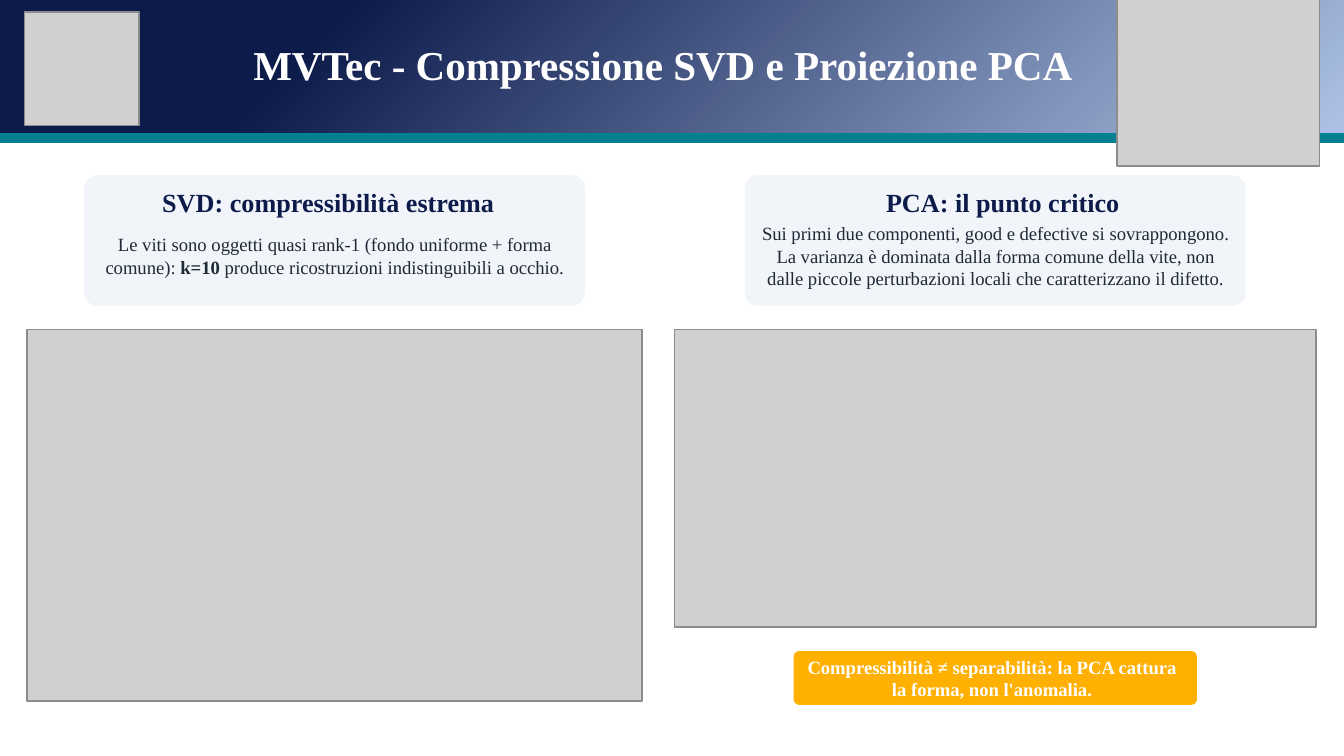
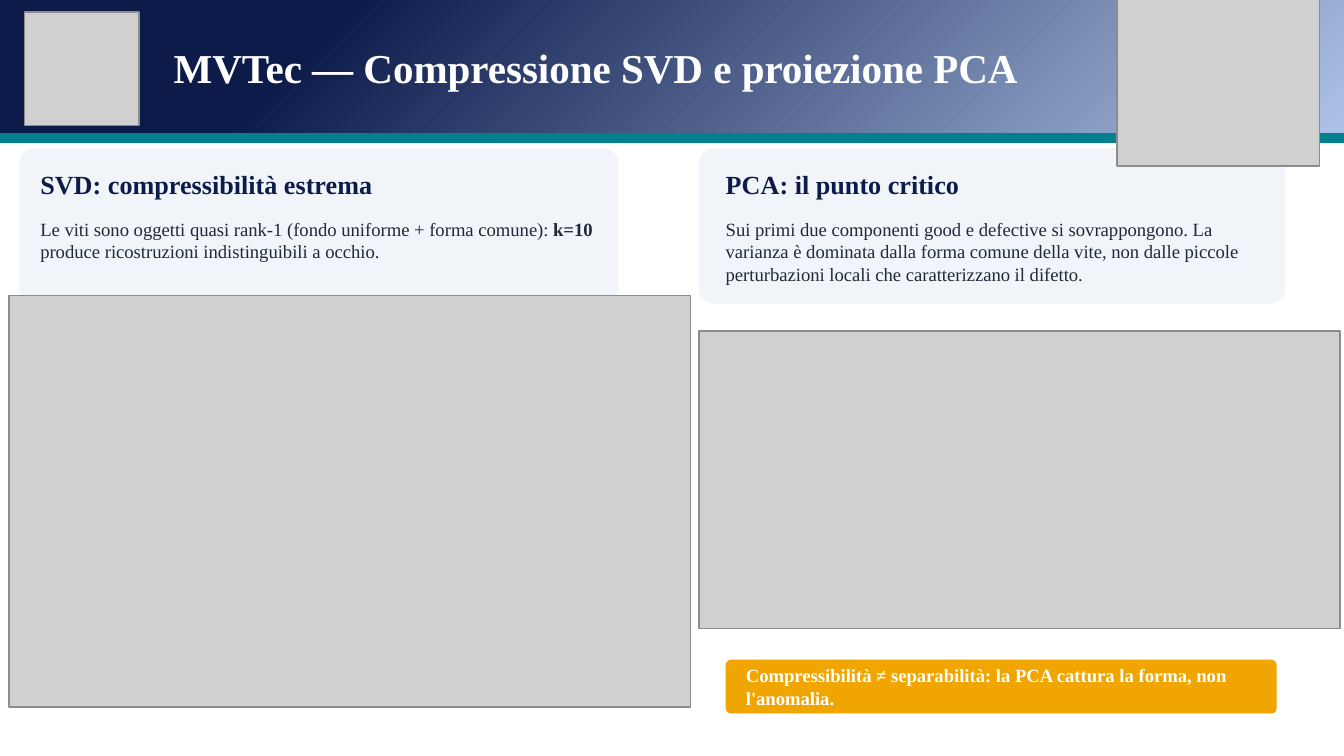
Before and after one commit to andreapatruno1/Image-Compression-and-Analysis, a slide deck: slide 19 of docs/SVD e PCA per l'analisi di immagini mediche.pptx. Drawn at 1344x756 pixels with LibreOffice and Linux fonts; fonts in the diff are those of the drawing; grey boxes stand for pictures. Boxes give left, top, right and bottom in pixels: in the first picture for what was removed or moved away, otherwise in the second. Text is boxed around its words. In the diff, an @@ line names an element or a change of style, - is before the commit and + after.

```diff
--- a/docs/SVD e PCA per l'analisi di immagini mediche.pptx
+++ b/docs/SVD e PCA per l'analisi di immagini mediche.pptx
@@ text at <box>174,54,1017,91</box>: text changed @@
-MVTec - Compressione SVD e Proiezione PCA
+MVTec — Compressione SVD e proiezione PCA
@@ rounded rectangle: place and size @@
-rounded rectangle at <box>85,175,586,305</box>
+rounded rectangle at <box>19,148,618,304</box>
@@ rounded rectangle: place and size @@
-rounded rectangle at <box>745,175,1246,305</box>
+rounded rectangle at <box>699,148,1285,304</box>
@@ text "SVD: compressibilità estrema": place and size @@
-text "SVD: compressibilità estrema" at <box>162,194,494,218</box>
+text "SVD: compressibilità estrema" at <box>40,176,372,200</box>
@@ text "PCA: il punto critico": place and size @@
-text "PCA: il punto critico" at <box>886,194,1119,218</box>
+text "PCA: il punto critico" at <box>726,176,959,200</box>
@@ text "Le viti sono oggetti quasi ...": place and size @@
-text "Le viti sono oggetti quasi ..." at <box>106,238,564,278</box>
+text "Le viti sono oggetti quasi ..." at <box>40,223,593,262</box>
@@ text "Le viti sono oggetti quasi ..." at <box>40,223,593,262</box>: alignment centre to left @@
@@ text at <box>726,223,1239,285</box>: text changed @@
-Sui primi due componenti, good e defective si sovrappongono. La varianza è dominata dalla forma comune della vite, non dalle piccole perturbazioni locali che caratterizzano il difetto.
+Sui primi due componenti good e defective si sovrappongono. La varianza è dominata dalla forma comune della vite, non dalle piccole perturbazioni locali che caratterizzano il difetto.
@@ picture: place and size @@
-picture at <box>27,329,642,700</box>
+picture at <box>9,296,691,707</box>
@@ picture: place and size @@
-picture at <box>675,329,1316,628</box>
+picture at <box>699,331,1340,629</box>
@@ rounded rectangle: place and size @@
-rounded rectangle at <box>794,652,1198,706</box>
+rounded rectangle at <box>726,660,1277,714</box>
@@ rounded rectangle at <box>726,660,1277,714</box>: fill #FFB000 to #F0A500 @@
@@ text "Compressibilità ≠ separabilità: la PCA ..." at <box>746,669,1226,706</box>: alignment centre to left @@
@@ text "Compressibilità ≠ separabilità: la PCA ...": place and size @@
-text "Compressibilità ≠ separabilità: la PCA ..." at <box>808,661,1177,699</box>
+text "Compressibilità ≠ separabilità: la PCA ..." at <box>746,669,1226,706</box>
```
Also in this commit, not shown: 10 other slides changed, 2 other files.
